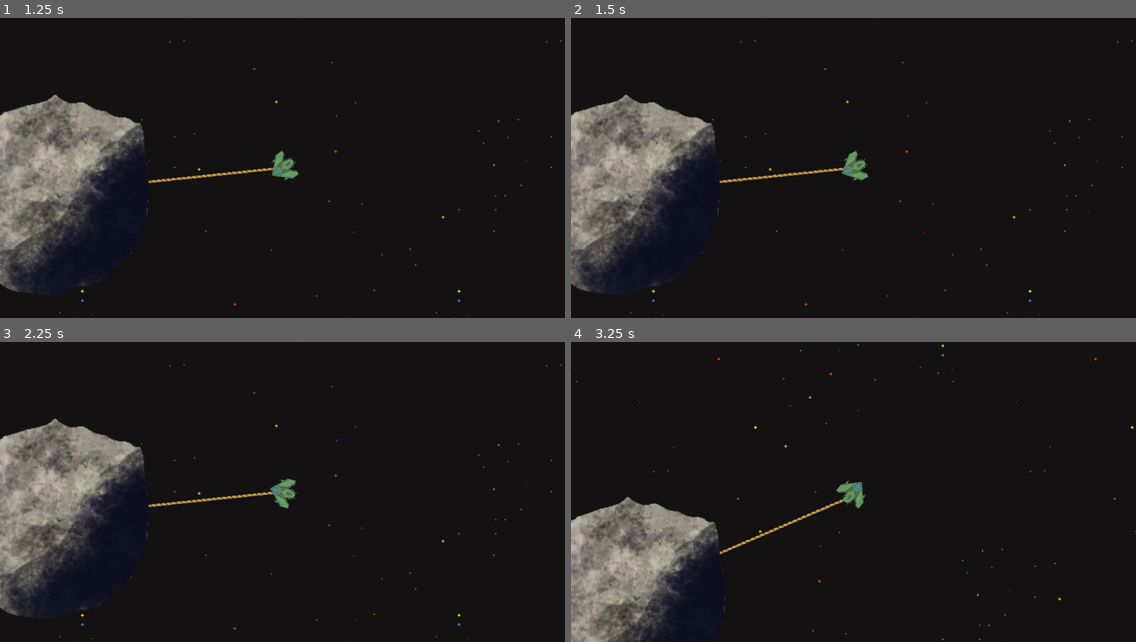
Above: before the commit, frames 1-4 (two rows, left to right).
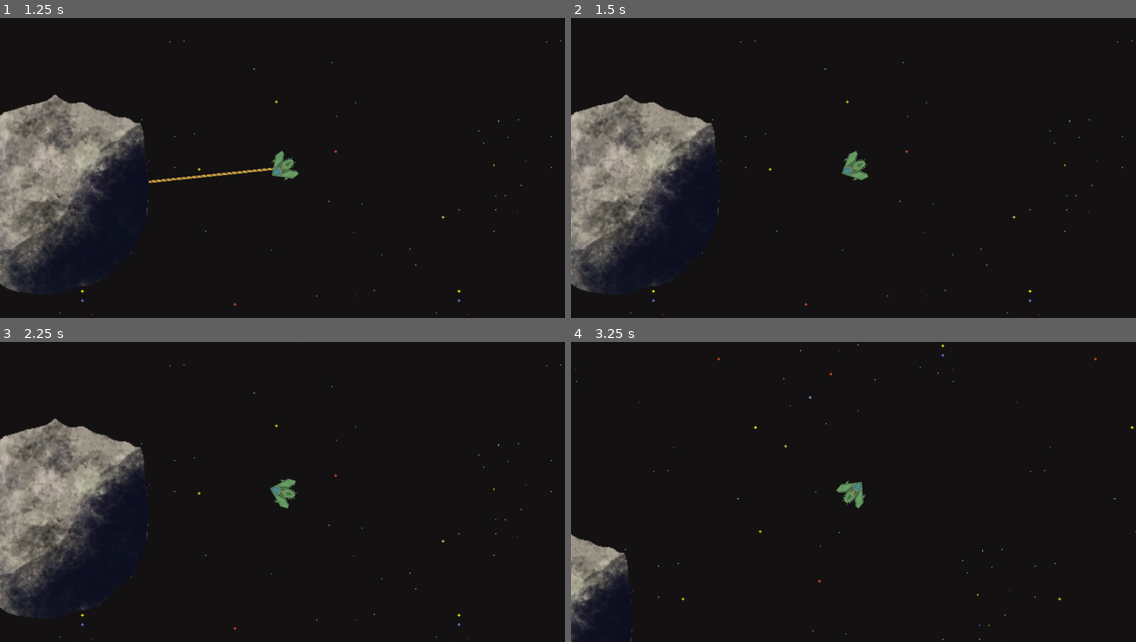
Above: after the commit, the same moments.

Repository: Vassily-Petrousevitch/GalacticHeist
Game: Godot game, scene res://main.tscn
Two runs of this game, one before a commit and one after it. Both use one fixed random seed, a clock stepped at 60 frames per second and the inputs below.
Inputs (mouse positions are in pixels of both pictures, inside the frame that each line leads up to):
- Up to frame 1 (1.25 s): tap Enter at 0.5 s; move the mouse to (39, 192) at 0.52 s; hold D (rotate_right) from 0.53 s (still down); right-click (39, 192) at 0.6 s
- Up to frame 2 (1.5 s): move the mouse to (740, 183) at 1.27 s; release D (rotate_right) at 1.28 s; hold S (brake) from 1.28 s (still down); right-click (740, 183) at 1.35 s
- Up to frame 3 (2.25 s): tap Space at 2 s; move the mouse to (339, 426) at 2.02 s; release S (brake) at 2.03 s; press the mouse at (339, 426) at 2.03 s; hold D (rotate_right) from 2.03 s (still down)
- Up to frame 4 (3.25 s): right-click (910, 426) at 2.3 s; move the mouse to (825, 552) at 2.77 s; release D (rotate_right) at 2.78 s; release the mouse at (825, 552) at 2.78 s; hold W (accelerate) from 2.78 s (still down); right-click (825, 552) at 2.85 s

Frame 1 is identical in both runs. In frame 2, 0.2% of the frame differs, in the area x 26-49%, y 49-56%; in frame 3, 0.2%; in frame 4, 8.8%, in the area x 0-49%, y 51-100%.

Commit message:
rope removal

Diff:
--- a/entities/player.gd
+++ b/entities/player.gd
@@ -18,6 +18,9 @@
 
 # Rope parameters
 var rope_piece = preload("res://entities/rope_piece.tscn")
+var roped_object = null
+var rope_node = null
+var joints = []
 
 func _physics_process(delta):
 	if not stunned:
@@ -60,7 +63,11 @@
 		shoot_bullet()
 
 	if Input.is_action_just_pressed("rope"):
-		rope_object()
+		if (!roped_object):
+			print(roped_object)
+			rope_object()
+		else:
+			destroy_rope()
 
 func rope_object():
 	# Raycast to detect nearby "rope-able" objects
@@ -79,6 +86,7 @@
 		rope.rotation = (self.position - object.position).angle() + PI
 		rope.scale.x = (self.position - object.position).length() / 100
 		get_parent().add_child(rope)
+		rope_node = rope
 
 		# Attach rope to player using PinJoint
 		var joint = PinJoint2D.new()
@@ -86,6 +94,7 @@
 		joint.node_a = self.get_path()
 		joint.node_b = rope.get_path()
 		get_parent().add_child(joint)
+		joints.append(joint)
 
 		# Attach rope to target object using PinJoint
 		var joint2 = PinJoint2D.new()
@@ -93,11 +102,28 @@
 		joint2.node_a = object.get_path()
 		joint2.node_b = rope.get_path()
 		get_parent().add_child(joint2)
+		joints.append(joint2)
 
-		# Wiggle prevention
+		# Wiggle prevention (works!!!)
 		object.linear_damp = 100000
 		object.angular_damp = 100000
 
+		roped_object = object
+
+
+func destroy_rope():
+	for joint in joints:
+		joint.queue_free()
+	pass
+	rope_node.queue_free()
+
+	# Take off wiggle prevention so the physics works
+	roped_object.linear_damp = 0
+	roped_object.angular_damp = 0
+
+	joints = []
+	roped_object = null
+	rope_node = null
 
 func setRotation():
 	var rotate_direction = 0;
--- a/main.tscn
+++ b/main.tscn
@@ -655,7 +655,6 @@
 
 [node name="Player" parent="." instance=ExtResource("1_nlouw")]
 position = Vector2(667, 284)
-scale = Vector2(0.5, 0.5)
 
 [node name="Camera2D" type="Camera2D" parent="Player"]
 zoom = Vector2(2, 2)
--- a/project.godot
+++ b/project.godot
@@ -59,6 +59,10 @@
 "events": [Object(InputEventMouseButton,"resource_local_to_scene":false,"resource_name":"","device":-1,"window_id":0,"a …(256 unchanged characters)…
 ]
 }
+destroy_rope={
+"deadzone": 0.5,
+"events": []
+}
 
 [layer_names]
 
